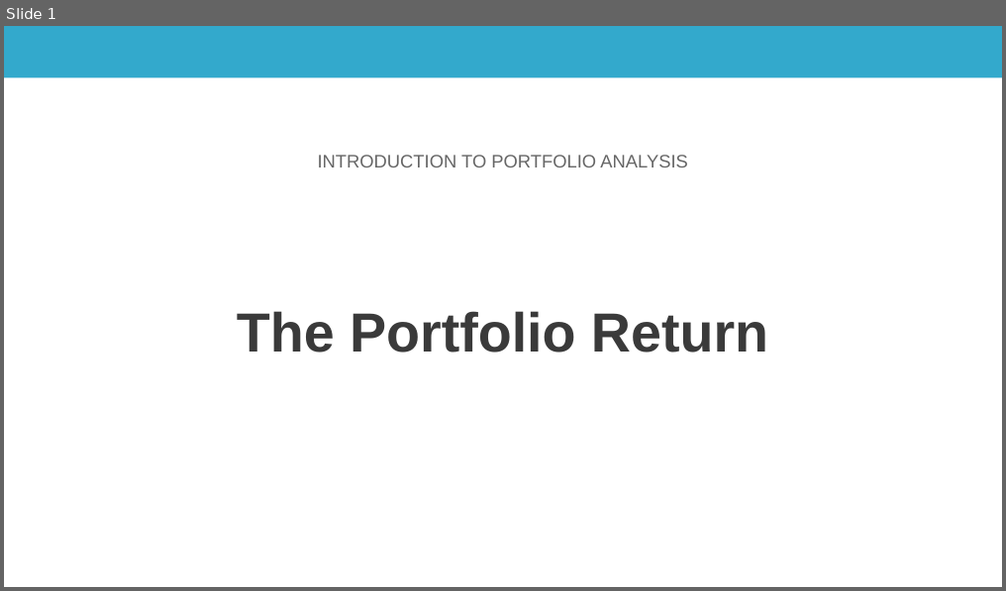
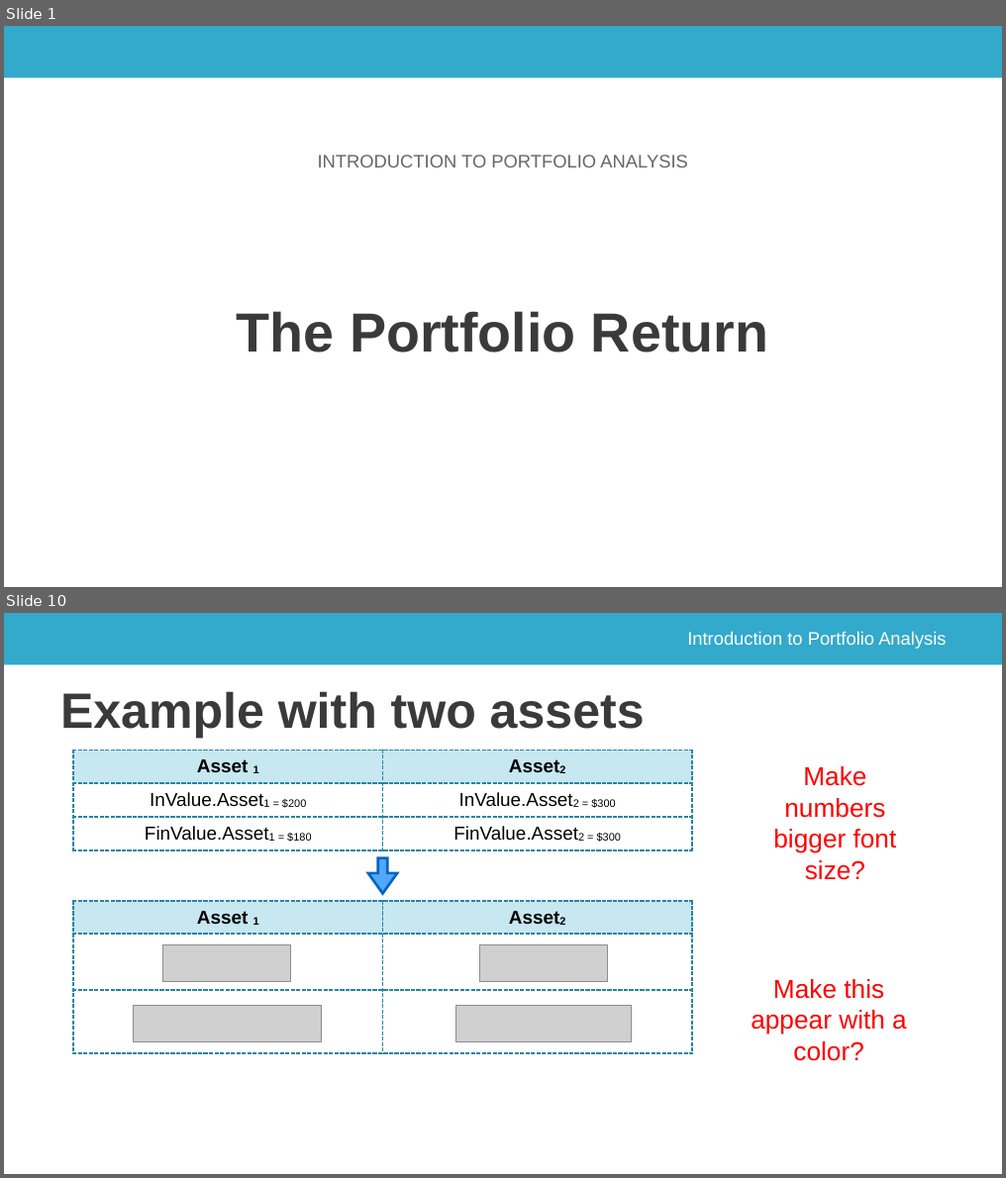
Before and after one commit to saciestudio/courses-intro-portfolio-analysis, a slide deck: scripts/ch_1_video_3.pptx. Shown one above the other, each under a label of ours: slide 1 before the commit, slides 1 and 10 after it; the slides between them are not shown. The pictures are 1006x591 and 1006x1178 pixels, drawn with LibreOffice and Linux fonts; fonts in the diff are those of the drawing; grey boxes stand for pictures; background and template pictures are left out. Boxes give left, top, right and bottom in pixels: in the first picture for what was removed or moved away, otherwise in the second. Text is boxed around its words. In the diff, an @@ line names an element or a change of style, - is before the commit and + after.

```diff
--- a/scripts/ch_1_video_3.pptx
+++ b/scripts/ch_1_video_3.pptx
@@ slide 10 added at (4, 613, 1002, 1174), background #FFFFFF; not listed: 1 template element that a slide beside it also shows @@
@@ text added at (687, 631, 945, 649), 35 pt, text #FFFFFF @@
+Introduction to Portfolio Analysis
@@ title added at (60, 691, 645, 738), 95.4 pt, text #3A3A3A, bold @@
+Example with two assets
@@ table added at (73, 750, 691, 851), 3 rows, 2 columns @@
+Asset 1 | Asset2
+InValue.Asset1 = $200 | InValue.Asset2 = $300
+FinValue.Asset1 = $180 | FinValue.Asset2 = $300
@@ text added at (773, 766, 897, 880), 50 pt, text #FF0000 @@
+Make numbers bigger font size?
@@ right arrow added at (368, 859, 397, 893), fill #51A8F9, outline #0365C0 5 pt @@
@@ table added at (73, 901, 691, 1054), 3 rows, 2 columns @@
+Asset 1 | Asset2
+ | 
+ | 
@@ picture added at (163, 946, 290, 981) @@
@@ picture added at (479, 946, 607, 981) @@
@@ text added at (750, 979, 907, 1061), 50 pt, text #FF0000 @@
+Make this appear with a color?
@@ picture added at (133, 1005, 321, 1042) @@
@@ picture added at (455, 1005, 631, 1042) @@
```
Also in this commit, not shown: 5 slides changed, 4 other slides added, 1 slide removed, 2 other files.
